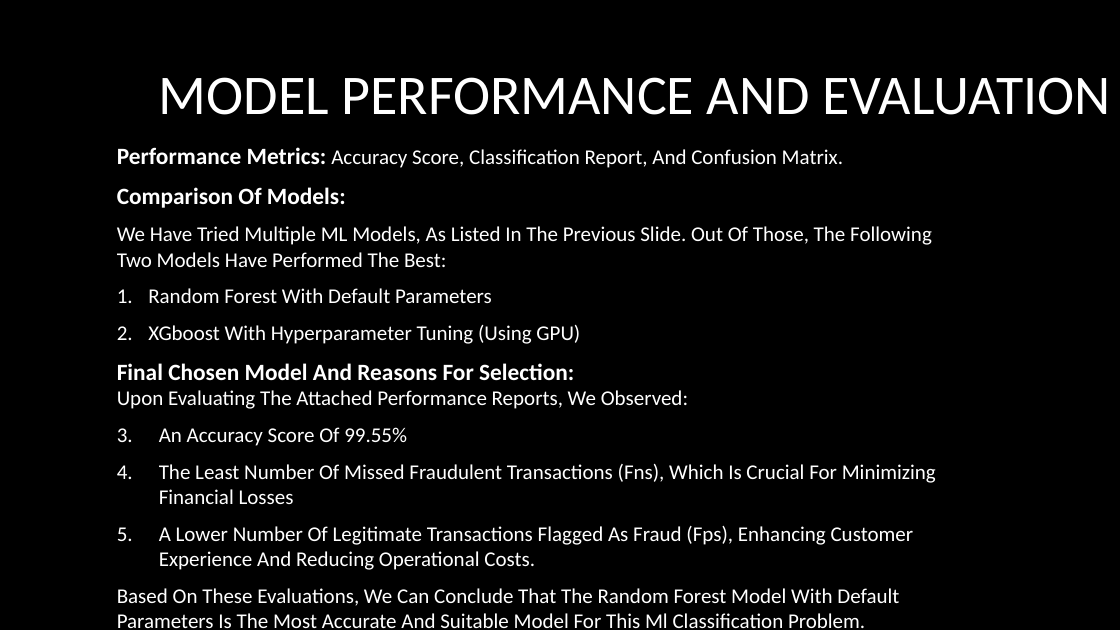
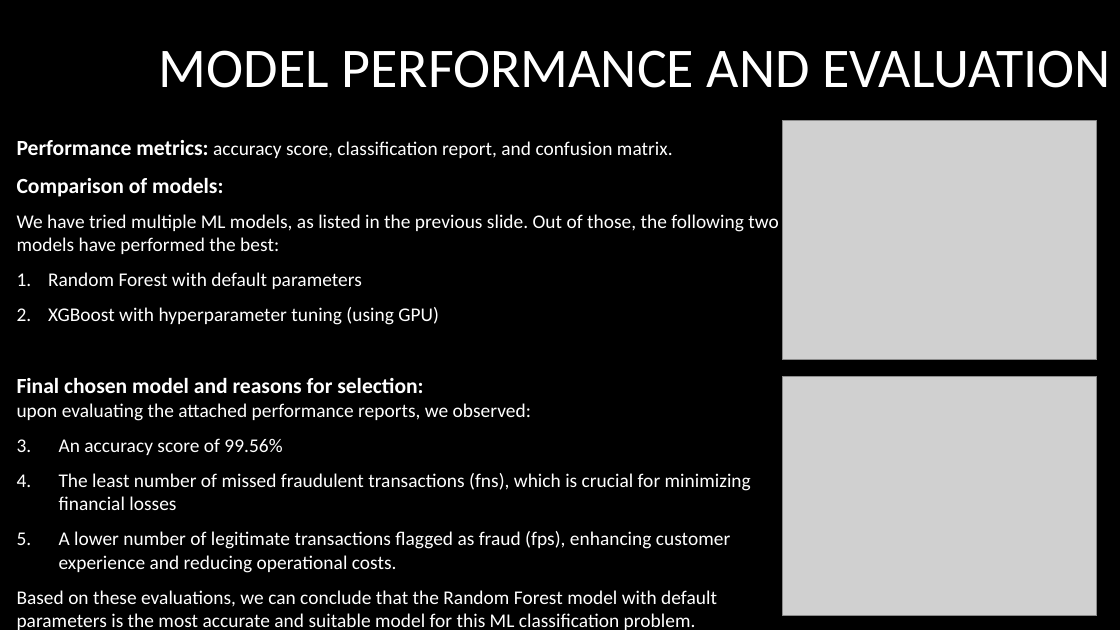
Before and after one commit to rahul-bhutekar/Data-Science, a slide deck: slide 9 of Projects/machine-learning-classification/ml-classification.pptx. Drawn at 1120x630 pixels with LibreOffice and Linux fonts; fonts in the diff are those of the drawing; grey boxes stand for pictures; background and template pictures are left out. Boxes give left, top, right and bottom in pixels: in the first picture for what was removed or moved away, otherwise in the second. Text is boxed around its words. In the diff, an @@ line names an element or a change of style, - is before the commit and + after.

```diff
--- a/Projects/machine-learning-classification/ml-classification.pptx
+++ b/Projects/machine-learning-classification/ml-classification.pptx
@@ title "MODEL PERFORMANCE AND EVALUATION": place and size @@
-title "MODEL PERFORMANCE AND EVALUATION" at (159,77,1110,115)
+title "MODEL PERFORMANCE AND EVALUATION" at (159,50,1110,88)
@@ subtitle at (17,140,778,630): text changed; size 18 to 16.6 pt @@
-Performance Metrics: Accuracy Score, Classification Report, And Confusion Matrix.
-Comparison Of Models:
-We Have Tried Multiple ML Models, As Listed In The Previous Slide. Out Of Those, The Following Two Models Have Performed The Best:
-1. Random Forest With Default Parameters
-2. XGboost With Hyperparameter Tuning (Using GPU)
-Final Chosen Model And Reasons For Selection:
-Upon Evaluating The Attached Performance Reports, We Observed:
-1. An Accuracy Score Of 99.55%
-2. The Least Number Of Missed Fraudulent Transactions (Fns), Which Is Crucial For Minimizing Financial Losses
-3. A Lower Number Of Legitimate Transactions Flagged As Fraud (Fps), Enhancing Customer Experience And Reducing Operational Costs.
-Based On These Evaluations, We Can Conclude That The Random Forest Model With Default Parameters Is The Most Accurate And Suitable Model For This Ml Classification Problem.
+Performance metrics: accuracy score, classification report, and confusion matrix.
+Comparison of models:
+We have tried multiple ML models, as listed in the previous slide. Out of those, the following two models have performed the best:
+1. Random Forest with default parameters
+2. XGBoost with hyperparameter tuning (using GPU)
+Final chosen model and reasons for selection:
+upon evaluating the attached performance reports, we observed:
+1. An accuracy score of 99.56%
+2. The least number of missed fraudulent transactions (fns), which is crucial for minimizing financial losses
+3. A lower number of legitimate transactions flagged as fraud (fps), enhancing customer experience and reducing operational costs.
+Based on these evaluations, we can conclude that the Random Forest model with default parameters is the most accurate and suitable model for this ML classification problem.
@@ picture added at (783,121,1097,360) @@
@@ picture added at (783,376,1097,616) @@
```
Also in this commit, not shown: 8 other slides changed.
